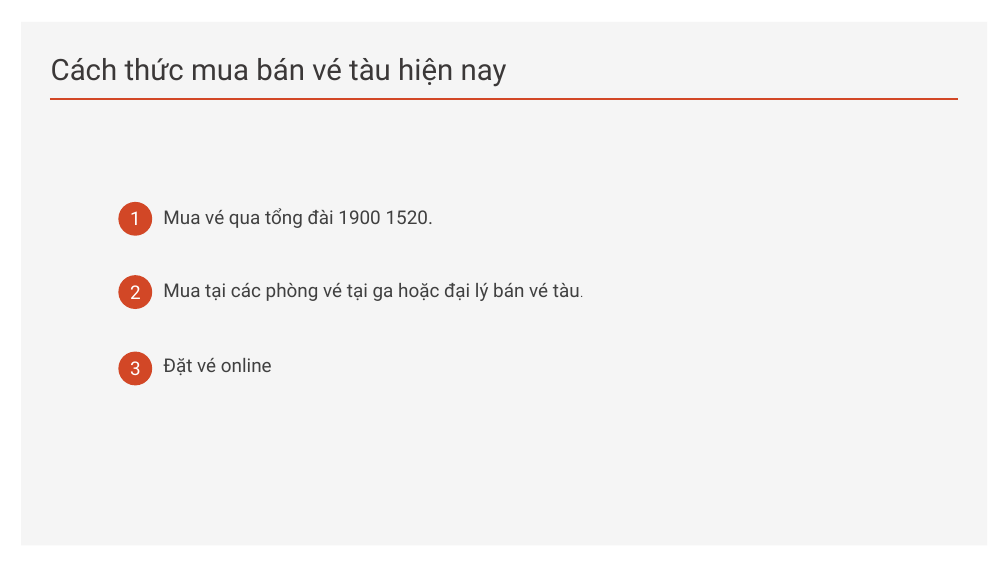
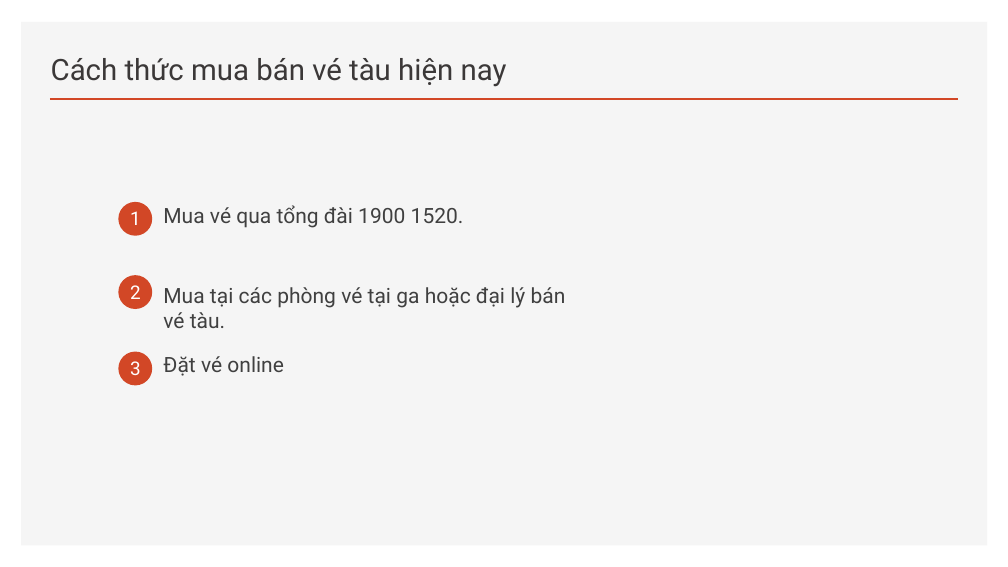
Before and after one commit to hiepatk99/CSDL_PT, a slide deck: slide 4 of 1-BC1-P8.pptx. Drawn at 1008x567 pixels with LibreOffice and Linux fonts; fonts in the diff are those of the drawing. Boxes give left, top, right and bottom in pixels: in the first picture for what was removed or moved away, otherwise in the second. Text is boxed around its words. In the diff, an @@ line names an element or a change of style, - is before the commit and + after.

```diff
--- a/1-BC1-P8.pptx
+++ b/1-BC1-P8.pptx
@@ text "Mua vé qua tổng đài ..." at [163, 205, 464, 228]: size 18 to 20 pt @@
@@ text "Mua tại các phòng vé ..." at [163, 287, 566, 328]: size 18 to 20 pt; size 12 to 20 pt in "tàu."; line spacing 18pt to 1 @@
@@ text "Đặt vé online" at [163, 356, 284, 376]: size 18 to 20 pt @@
```
Also in this commit, not shown: 4 other slides changed, 9 slides added, 3 slides removed.
